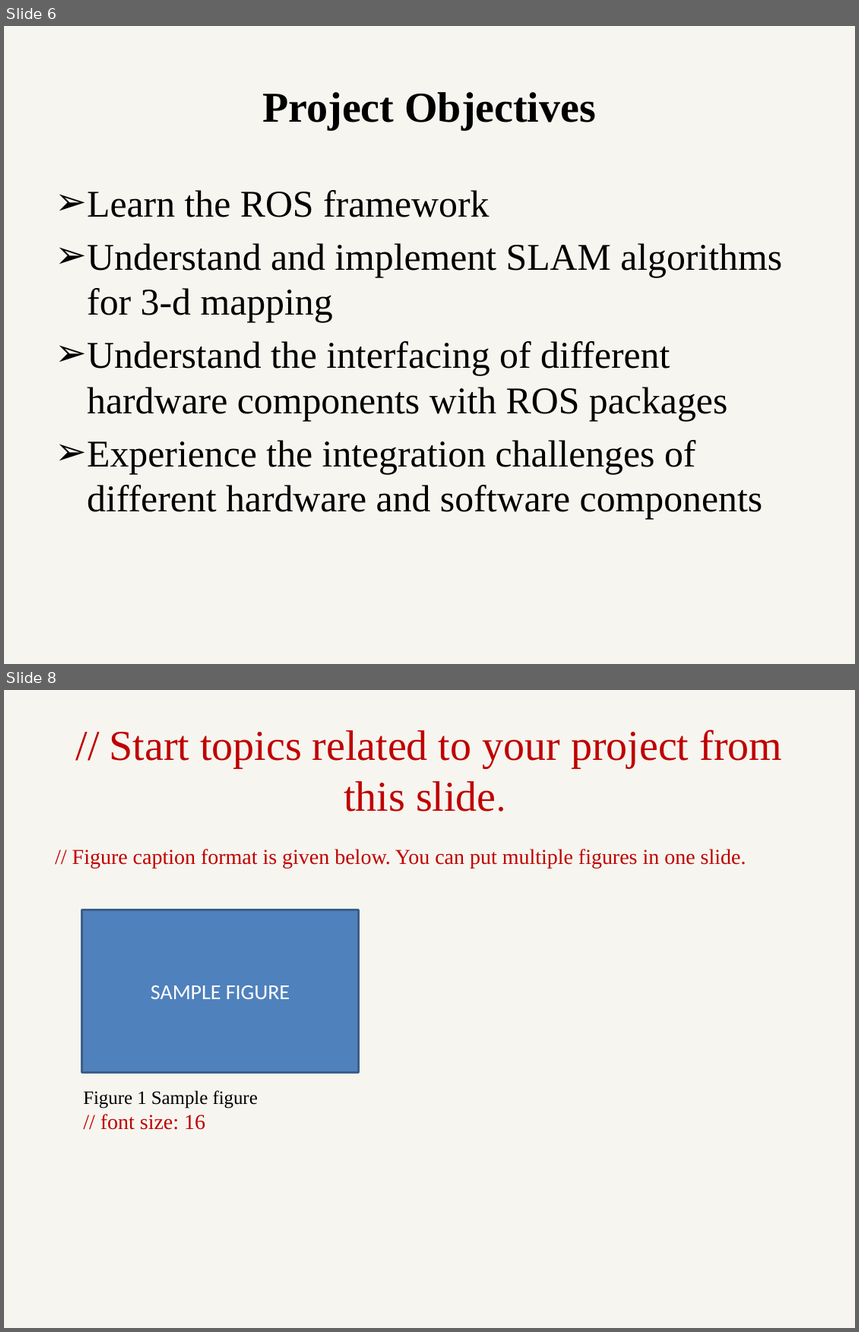
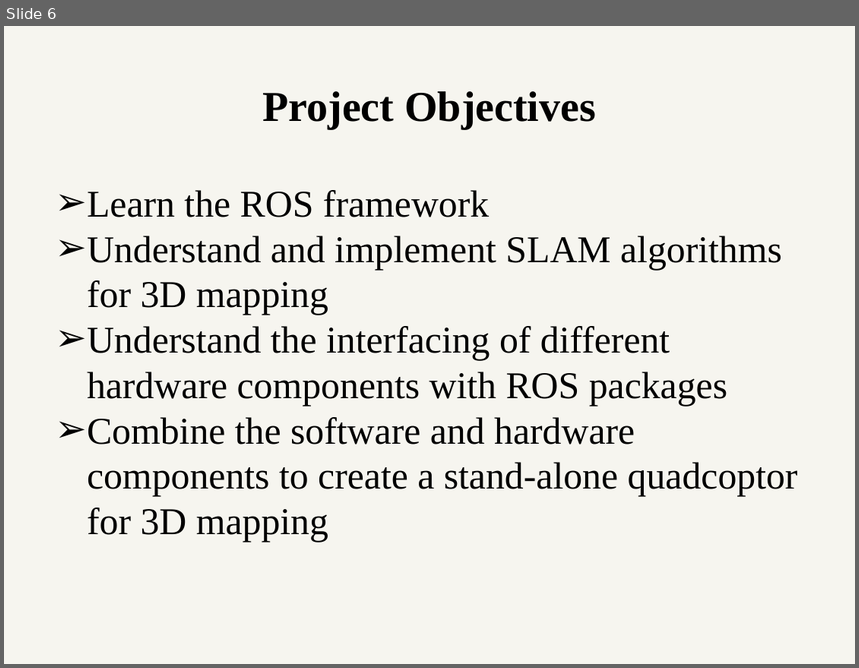
Before and after one commit to ETRX-Batch-2019/Robot-Development-using-ROS, a slide deck: Presentation/4-Aug/Robot-dev-using-ROS.pptx. Shown one above the other, each under a label of ours: slides 6 and 8 before the commit, slide 6 after it; the slides between them are not shown. The pictures are 859x1332 and 859x668 pixels, drawn with LibreOffice and Linux fonts; fonts in the diff are those of the drawing. Boxes give left, top, right and bottom in pixels: in the first picture for what was removed or moved away, otherwise in the second. Text is boxed around its words. In the diff, an @@ line names an element or a change of style, - is before the commit and + after.

```diff
--- a/Presentation/4-Aug/Robot-dev-using-ROS.pptx
+++ b/Presentation/4-Aug/Robot-dev-using-ROS.pptx
@@ slide 8 removed at [4,690,855,1328], background #EEECE1 at 50% opacity @@
@@ title removed at [110,730,782,812] @@
-// Start topics related to your project from this slide.
@@ text removed at [72,849,747,869] @@
-// Figure caption format is given below. You can put multiple figures in one slide.
@@ rectangle removed at [82,910,359,1073] @@
-SAMPLE FIGURE
@@ text removed at [83,1091,258,1130] @@
-Figure 1 Sample figure
-// font size: 16
@@ slide 6 changed as well @@
@@ background #EEECE1 at 50% opacity to #EEECE1 at 51% opacity @@
@@ text at [87,190,728,406]: indent changed; less space between paragraphs @@
@@ text at [87,236,782,315]: text changed @@
-➢ Understand and implement SLAM algorithms for 3-d mapping
+➢ Understand and implement SLAM algorithms for 3D mapping
@@ text at [87,417,798,542]: text changed @@
-➢ Experience the integration challenges of different hardware and software components
+➢ Combine the software and hardware components to create a stand-alone quadcoptor for 3D mapping
```
Also in this commit, not shown: 10 other slides changed, 1 slide added, 1 other slide removed.
